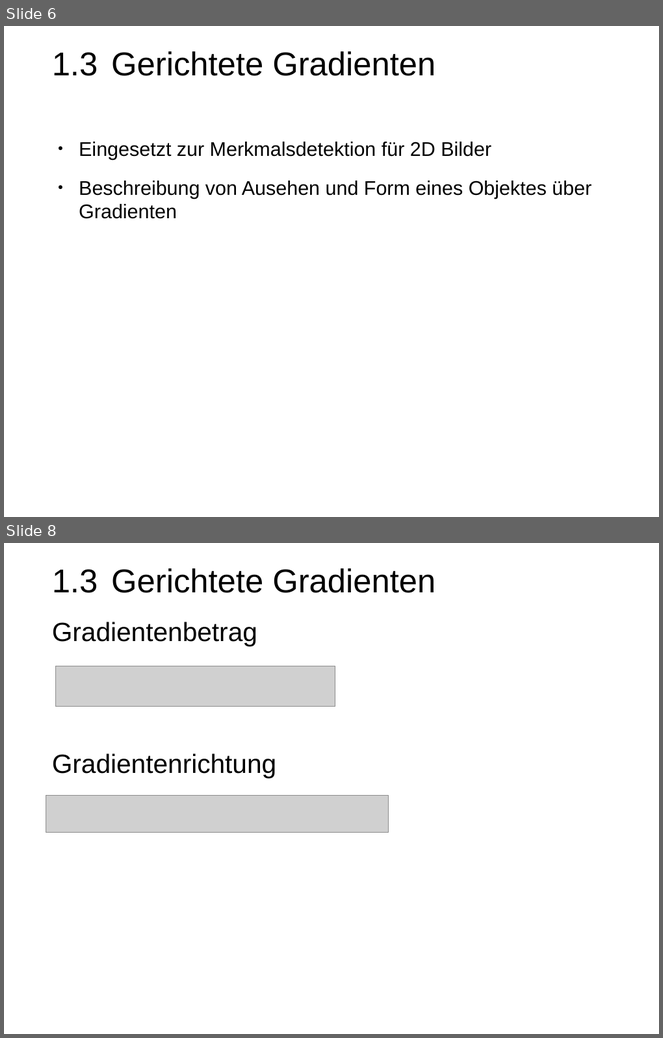
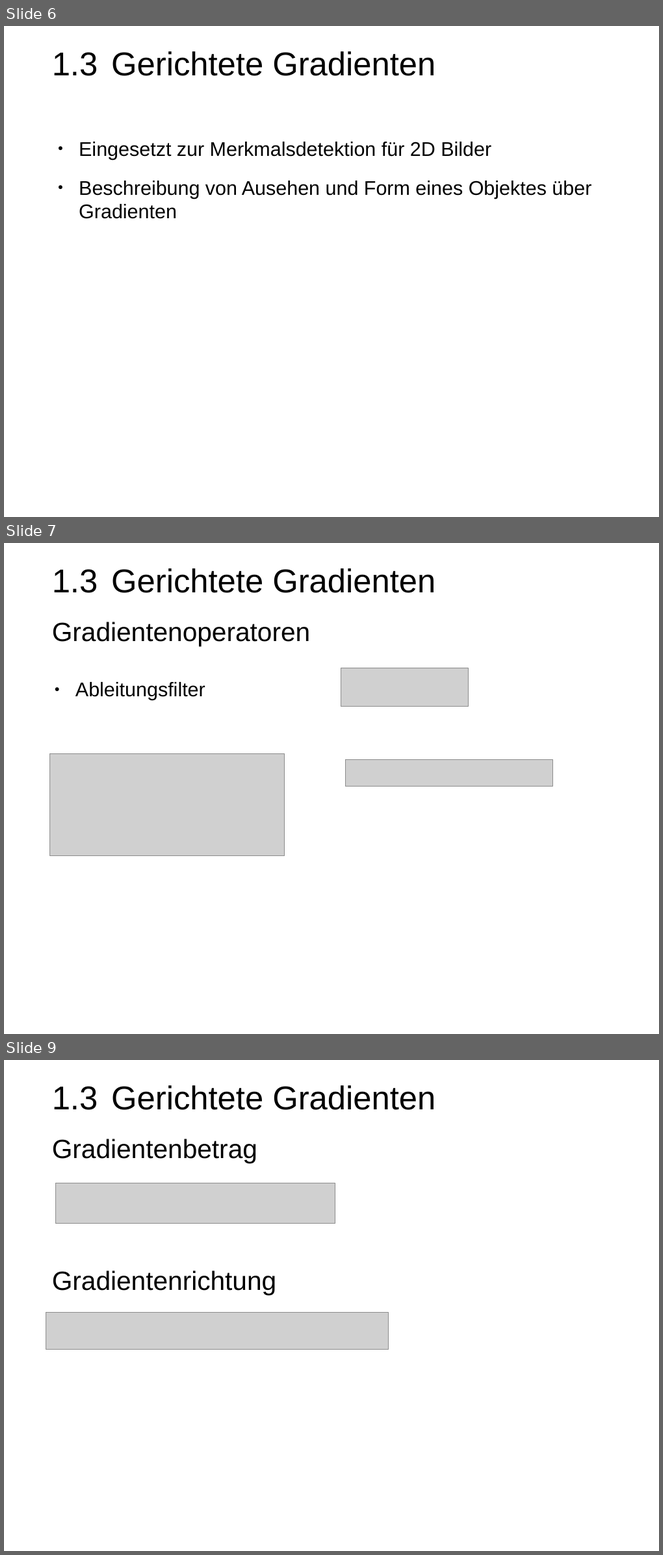
Before and after one commit to PhilippLambracht/prosem_mse, a slide deck: slides/slides.odp. Shown one above the other, each under a label of ours: slides 6 and 8 before the commit, slides 6, 7 and 9 after it; the slides between them are not shown. The pictures are 663x1038 and 663x1555 pixels, drawn with LibreOffice and Linux fonts; fonts in the diff are those of the drawing; grey boxes stand for pictures. Boxes give left, top, right and bottom in pixels: in the first picture for what was removed or moved away, otherwise in the second. Text is boxed around its words. In the diff, an @@ line names an element or a change of style, - is before the commit and + after.

```diff
--- a/slides/slides.odp
+++ b/slides/slides.odp
@@ slide 7 added at (4, 543, 659, 1034), background #FFFFFF @@
@@ text added at (52, 568, 436, 593), 40 pt, text #000000 @@
+1.3 Gerichtete Gradienten
@@ text added at (52, 622, 311, 646), 32 pt, text #000000 @@
+Gradientenoperatoren
@@ picture added at (341, 668, 469, 707) @@
@@ text added at (76, 682, 206, 700), 24 pt, text #000000 @@
+● Ableitungsfilter
@@ picture added at (50, 754, 285, 856) @@
@@ picture added at (346, 760, 553, 787) @@
@@ what was slide 8 is now slide 9 @@
```
Also in this commit, not shown: 5 slides changed, 3 other files.
